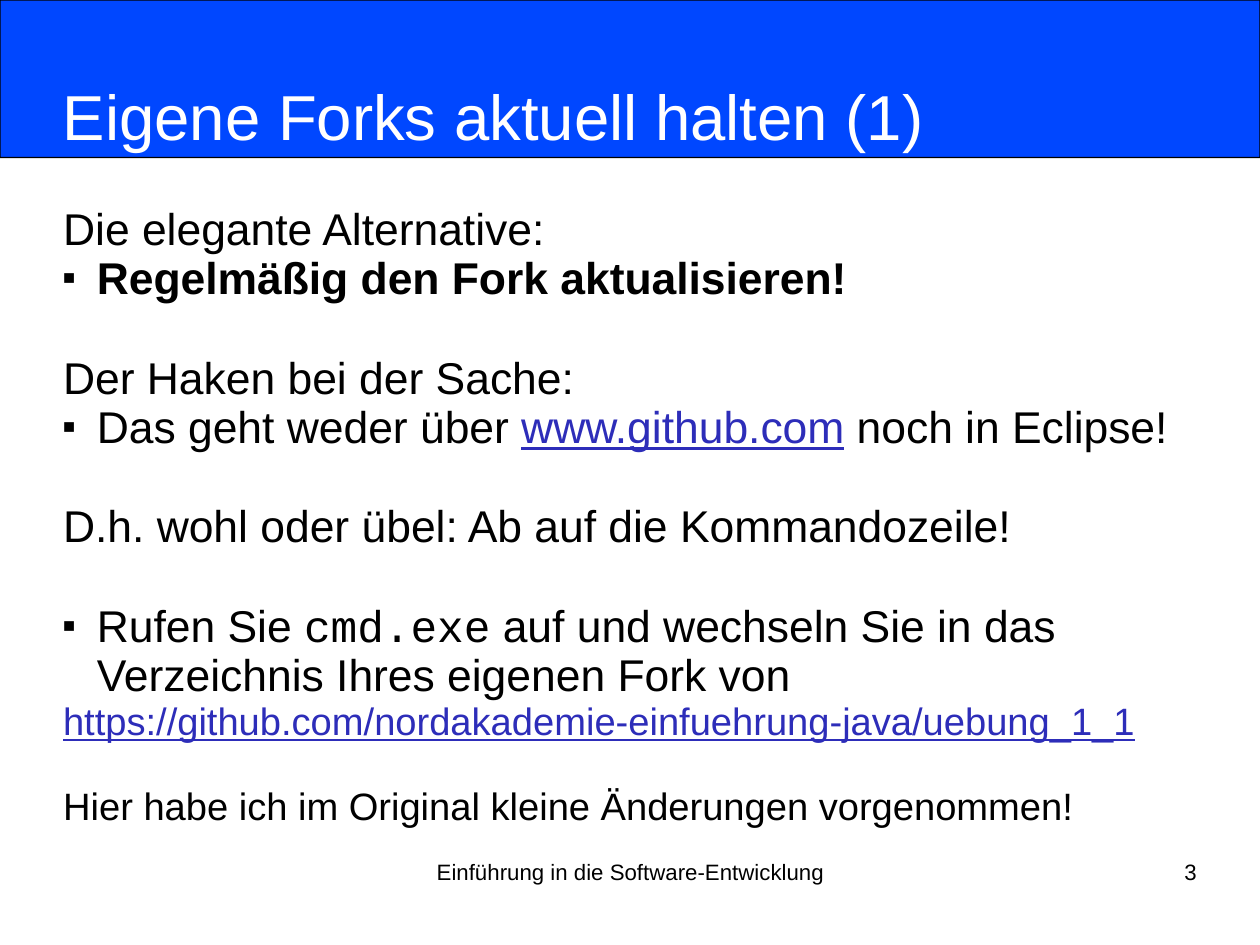
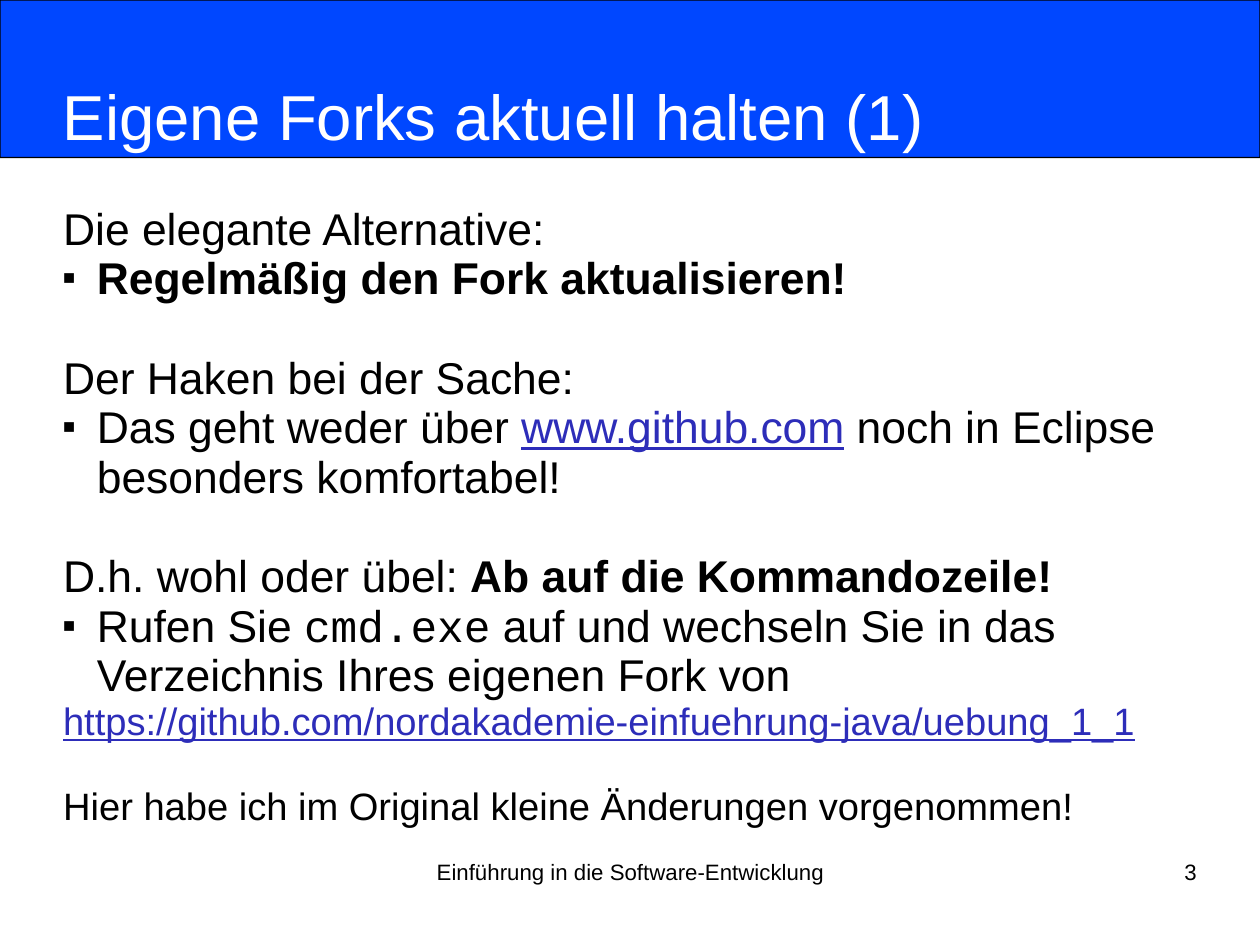
Before and after one commit to nordakademie-einfuehrung-java/vorlesungsskript, a slide deck: slide 3 of folien/Semester_03_Termin_06_Kapitel05.pptx. Drawn at 1260x945 pixels with LibreOffice and Linux fonts; fonts in the diff are those of the drawing. Boxes give left, top, right and bottom in pixels: in the first picture for what was removed or moved away, otherwise in the second. Text is boxed around its words. In the diff, an @@ line names an element or a change of style, - is before the commit and + after.

```diff
--- a/folien/Semester_03_Termin_06_Kapitel05.pptx
+++ b/folien/Semester_03_Termin_06_Kapitel05.pptx
@@ subtitle at (97, 410, 1155, 494): text changed @@
-■ Das geht weder über www.github.com noch in Eclipse!
+■ Das geht weder über www.github.com noch in Eclipse besonders komfortabel!
@@ subtitle at (63, 559, 1052, 593): bold on in "Ab auf die Kommandozeile!" @@
```
Also in this commit, not shown: 1 other file.
